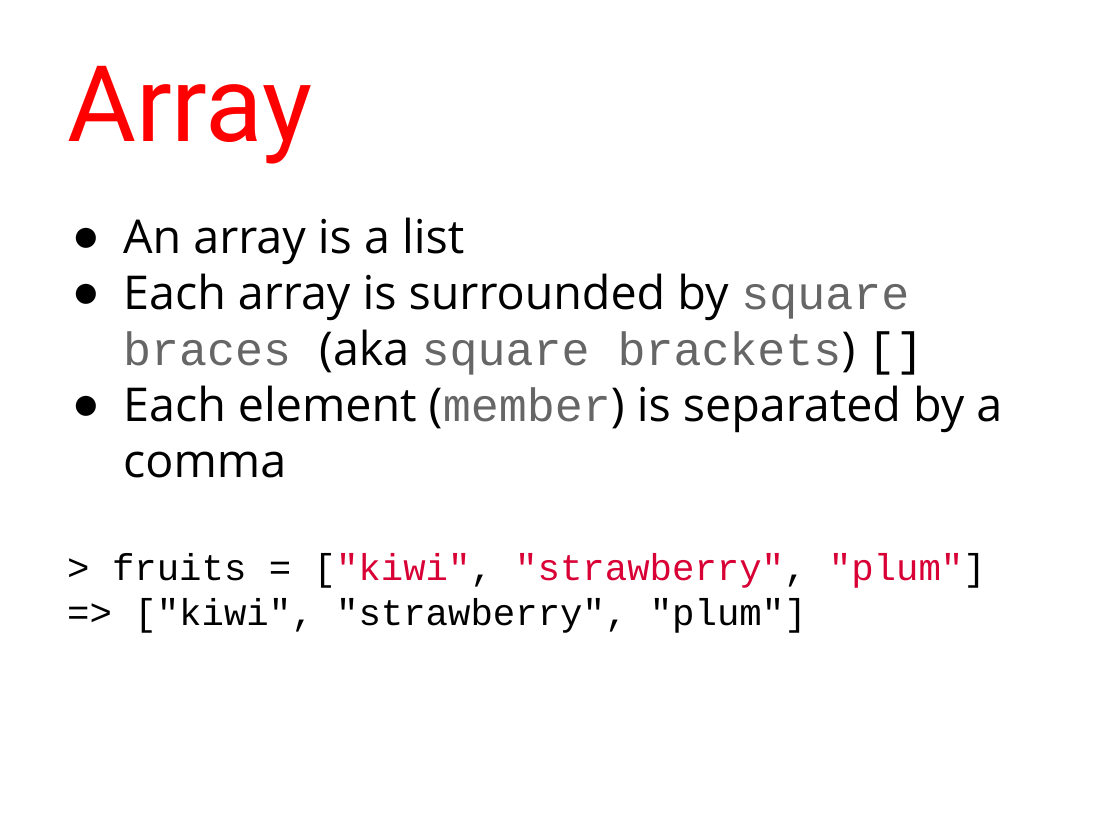
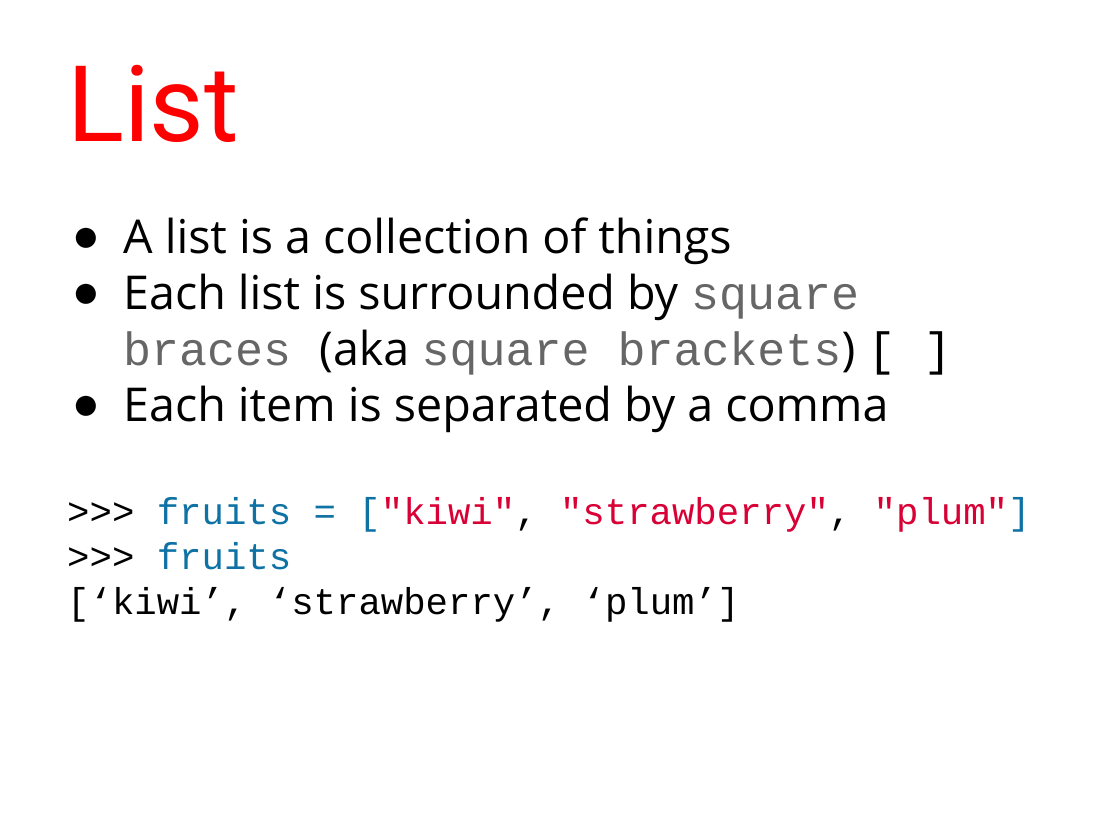
Before and after one commit to humanitiesprogramming/slides, a slide deck: slide 49 of 2017/python/B Done - ish/Python Programming Concepts I.pptx. Drawn at 1120x840 pixels with LibreOffice and Linux fonts; fonts in the diff are those of the drawing. Boxes give left, top, right and bottom in pixels: in the first picture for what was removed or moved away, otherwise in the second. Text is boxed around its words. In the diff, an @@ line names an element or a change of style, - is before the commit and + after.

```diff
--- a/2017/python/B Done - ish/Python Programming Concepts I.pptx
+++ b/2017/python/B Done - ish/Python Programming Concepts I.pptx
@@ title at (x1=67, y1=64, x2=239, y2=142): text changed @@
-Array
+List
@@ text at (x1=67, y1=217, x2=1031, y2=622): text changed @@
-● An array is a list
-● Each array is surrounded by square braces (aka square brackets) []
-● Each element (member) is separated by a comma
-> fruits = ["kiwi", "strawberry", "plum"]
-=> ["kiwi", "strawberry", "plum"]
+● A list is a collection of things
+● Each list is surrounded by square braces (aka square brackets) [ ]
+● Each item is separated by a comma
+>>> fruits = ["kiwi", "strawberry", "plum"]
+>>> fruits
+[‘kiwi’, ‘strawberry’, ‘plum’]
```
Also in this commit, not shown: 38 other slides changed.
